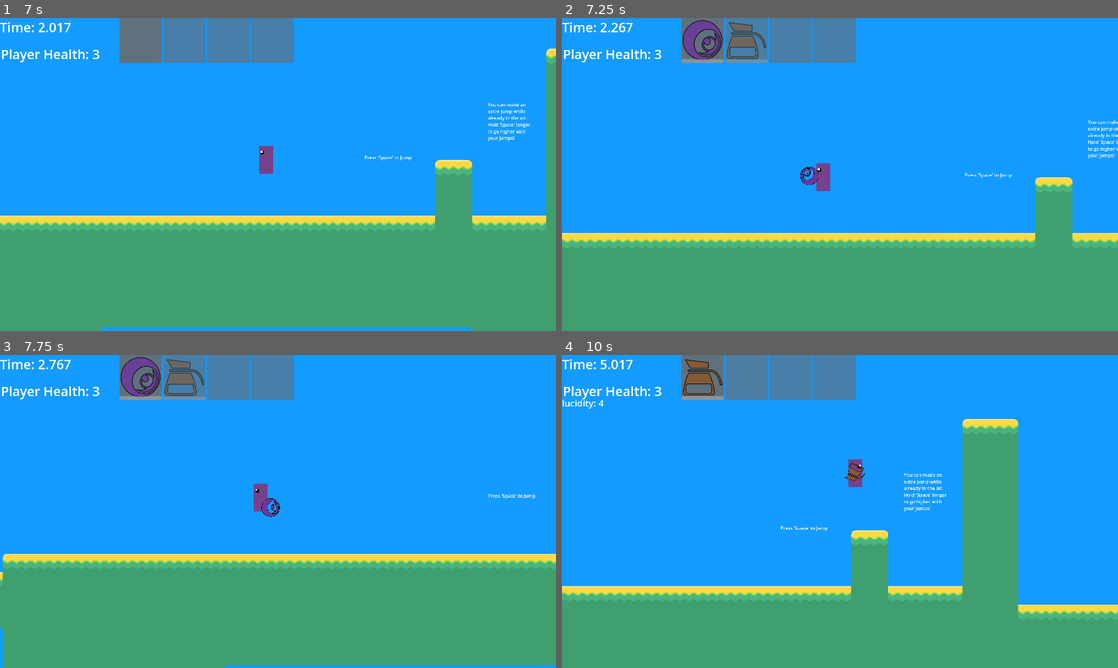
Above: before the commit, frames 1-4 (two rows, left to right).
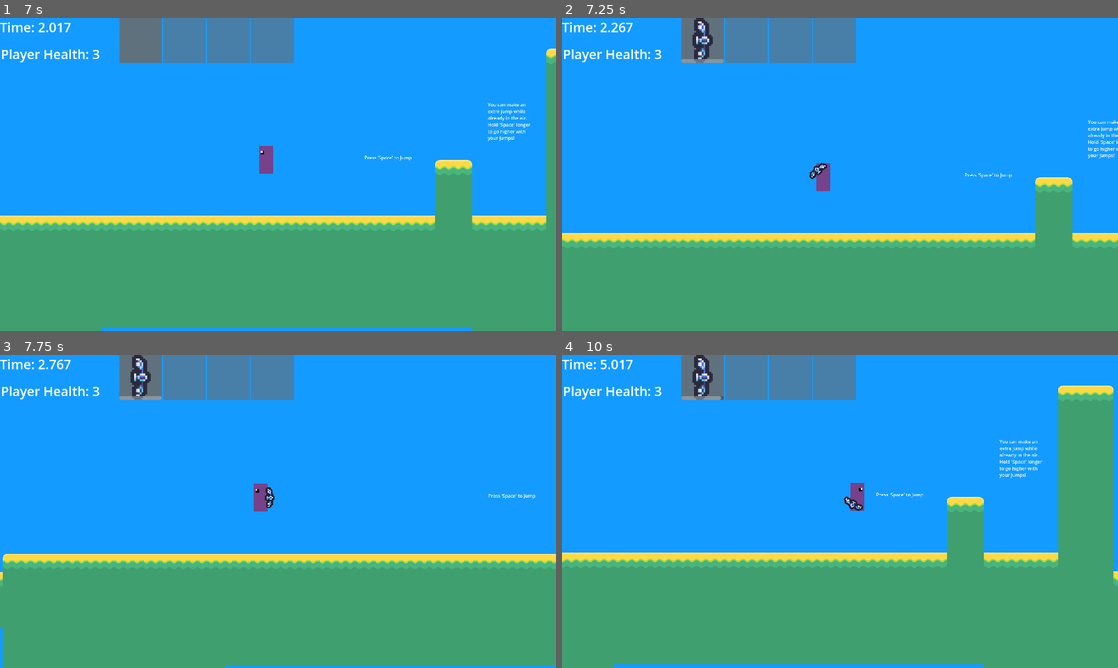
Above: after the commit, the same moments.

Repository: AidanCooper2003/AshenSkies
Game: Godot game, scene res://scenes/levels/main_menu.tscn
Two runs of this game, one before a commit and one after it. Both use one fixed random seed, a clock stepped at 60 frames per second and the inputs below.
Inputs (mouse positions are in pixels of both pictures, inside the frame that each line leads up to):
- Up to frame 1 (7 s): click "Start" at 0.5 s; tap Space (Jump) at 1.25, 1.52, 2, 2.27, 2.75, 3.5, 3.77, 4.25, 4.52, 5, 5.27, 6.77 s; move the mouse to (400, 158) at 1.27 s; press the mouse at (400, 158) at 1.28 s; hold D (Move Right) 1.28-2.78 s; move the mouse to (166, 190) at 2.02 s; release the mouse at (166, 190) at 2.03 s; click (166, 190) at 2.1 s; move the mouse to (333, 105) at 2.77 s; hold A (Move Left) 2.78-3.53 s; hold Right mouse button (Secondary Fire) 2.78-3.53 s; click (333, 105) at 3.05 s; move the mouse to (250, 237) at 3.52 s; hold D (Move Right) 3.53-5.03 s; tap Mouse wheel down (SwapWeaponDown) at 3.6 s; click (250, 237) at 3.8 s; move the mouse to (444, 221) at 4.27 s; press the mouse at (444, 221) at 4.28 s; tap Mouse wheel up (SwapWeaponUp) at 4.35 s; tap [ (Debug 1) at 4.9 s; move the mouse to (111, 127) at 5.02 s; release the mouse at (111, 127) at 5.03 s; hold A (Move Left) 5.03-5.78 s; tap E (Tertiary Fire) at 5.1 s; click (111, 127) at 5.3 s; tap R (Debug 2) at 5.65 s; move the mouse to (305, 174) at 5.77 s; press the mouse at (305, 174) at 5.78 s; hold D (Move Right) 5.78-6.53 s; tap F (Debug 3) at 6.4 s; move the mouse to (194, 96) at 6.52 s; release the mouse at (194, 96) at 6.53 s; hold A (Move Left) from 6.53 s (still down); click (194, 96) at 6.6 s
- Up to frame 2 (7.25 s): keep holding A (Move Left); tap L (Debug 4) at 7.15 s
- Up to frame 3 (7.75 s): keep holding A (Move Left); move the mouse to (400, 495) at 7.27 s; hold Right mouse button (Secondary Fire) from 7.28 s (still down); tap Space (Jump) at 7.52 s; click (400, 495) at 7.55 s
- Up to frame 4 (10 s): move the mouse to (728, 527) at 8.02 s; release A (Move Left) at 8.03 s; release Right mouse button (Secondary Fire) at 8.03 s; hold D (Move Right) from 8.03 s (still down); tap Mouse wheel down (SwapWeaponDown) at 8.1 s; tap Space (Jump) at 8.27, 9.77 s; click (728, 527) at 8.3 s; move the mouse to (895, 442) at 8.77 s; press the mouse at (895, 442) at 8.78 s; tap Mouse wheel up (SwapWeaponUp) at 8.85 s; move the mouse to (812, 574) at 9.52 s; release the mouse at (812, 574) at 9.53 s; tap E (Tertiary Fire) at 9.6 s; click (812, 574) at 9.8 s

Frame 1 is identical in both runs. In frame 2, 1.4% of the frame differs, in the area x 21-48%, y 0-54%; in frame 3, 1.3%; in frame 4, 25%, in the area x 0-100%, y 0-100%.

Commit message:
Added banana gun, current, and panacea

Diff:
--- a/csv/conditions.csv
+++ b/csv/conditions.csv
@@ -12,3 +12,5 @@
 fulfilled,speed,-0.1,damage_dealt,0.25,durability_consumption,-0.25,,,,
 overclocked,durability_consumption,0.5,damage_dealt,1,speed,0.1,dodge,0.2,,
 phantom_bullets,durability_consumption,-1,,,,,,,,
+healthy,damage_dealt,0.2,,,,,,,,
+tripped,speed,-0.8,,,,,,,,
--- a/csv/recipes.csv
+++ b/csv/recipes.csv
@@ -15,3 +15,6 @@
 graditudanal_dinner,"Absorption, Food",1,FALSE,Graditudanal Dinner,"I wasn't there for that last supper. Fulfills you, giving lowered speed in exchange for increased damage and chance to not use durability."
 phantom_rounds,"Absorption, Wind",3,FALSE,Phantom Rounds,Originally designed to locate Anakimi in the Fleshwarren. Temporarily makes weapons consume no durability.
 biologic_overclock,"Absorption, Fire",3,FALSE,Biologic Overclock,A last resort turned to by The Yeast King prior to The Fungicide. Increased durability usage in exchange for double damage and a speed boost.
+panacea,"Projectile, Healing",1,TRUE,Panacea,"Solution to all matters of life and death. Does more damage while at max health, and gives a chance to heal with every shot fired."
+banana_bunch,"Projectile, Food",1,TRUE,Banana Bunch,"Trips enemies, greatly lowering their speed."
+current,"Projectile, Wind, Multishot",1,TRUE,Current,Creates a large gust of wind that knocks enemies far back.
--- a/scenes/objects/level_objects/lava.tscn
+++ b/scenes/objects/level_objects/lava.tscn
@@ -207,7 +207,7 @@
 [node name="AnimatedSprite2D" type="AnimatedSprite2D" parent="."]
 sprite_frames = SubResource("SpriteFrames_bkckk")
 autoplay = "default"
-frame_progress = 0.69729
+frame_progress = 0.114523
 
 [node name="ContinuousDamageDealer" type="Area2D" parent="."]
 collision_layer = 32
--- /dev/null
+++ b/scenes/objects/projectiles/banana_peel.tscn
@@ -0,0 +1,79 @@
+[gd_scene load_steps=7 format=3 uid="uid://pa7kt51pp6hn"]
+
+[ext_resource type="Script" path="res://scripts/entities/projectiles/mine.gd" id="1_5uiaf"]
+[ext_resource type="Texture2D" uid="uid://cfp72oug4onvb" path="res://sprites/projectiles/banana_peel.png" id="2_hcfr8"]
+[ext_resource type="Script" path="res://scripts/entity-components/damage_dealer_component.gd" id="3_eyseo"]
+
+[sub_resource type="CapsuleShape2D" id="CapsuleShape2D_lsqqw"]
+radius = 11.9997
+height = 52.0128
+
+[sub_resource type="Animation" id="Animation_mnhlk"]
+resource_name = "despawn"
+tracks/0/type = "value"
+tracks/0/imported = false
+tracks/0/enabled = true
+tracks/0/path = NodePath("Sprite2D:self_modulate")
+tracks/0/interp = 1
+tracks/0/loop_wrap = true
+tracks/0/keys = {
+"times": PackedFloat32Array(0, 1),
+"transitions": PackedFloat32Array(1, 1),
+"update": 0,
+"values": [Color(1, 1, 1, 1), Color(1, 1, 1, 0)]
+}
+
+[sub_resource type="AnimationLibrary" id="AnimationLibrary_vnc48"]
+_data = {
+"despawn": SubResource("Animation_mnhlk")
+}
+
+[node name="BananaPeel" type="RigidBody2D"]
+collision_layer = 2
+collision_mask = 50
+continuous_cd = 1
+max_contacts_reported = 5
+contact_monitor = true
+script = ExtResource("1_5uiaf")
+
+[node name="Sprite2D" type="Sprite2D" parent="."]
+visibility_layer = 8
+position = Vector2(1, -1)
+scale = Vector2(4, 4)
+texture = ExtResource("2_hcfr8")
+
+[node name="CollisionShape2D" type="CollisionShape2D" parent="."]
+position = Vector2(-2, -5)
+rotation = -1.57782
+shape = SubResource("CapsuleShape2D_lsqqw")
+
+[node name="DespawnTimer" type="Timer" parent="."]
+wait_time = 8.0
+one_shot = true
+autostart = true
+
+[node name="DamageDealerComponent" type="Area2D" parent="."]
+collision_layer = 2
+collision_mask = 36
+script = ExtResource("3_eyseo")
+_damage = 50
+_conditions = {
+"tripped": 3.0
+}
+_knockback = 10.0
+_pierce = 1
+
+[node name="CollisionShape2D2" type="CollisionShape2D" parent="DamageDealerComponent"]
+position = Vector2(-2, -5)
+rotation = -1.57782
+shape = SubResource("CapsuleShape2D_lsqqw")
+
+[node name="AnimationPlayer" type="AnimationPlayer" parent="."]
+libraries = {
+"": SubResource("AnimationLibrary_vnc48")
+}
+
+[connection signal="body_entered" from="." to="." method="_on_body_entered"]
+[connection signal="timeout" from="DespawnTimer" to="." method="_on_despawn_timer_timeout"]
+[connection signal="area_entered" from="DamageDealerComponent" to="DamageDealerComponent" method="_on_area_entered"]
+[connection signal="animation_finished" from="AnimationPlayer" to="." method="_on_animation_player_animation_finished"]
--- /dev/null
+++ b/scenes/objects/projectiles/panacea_bullet.tscn
@@ -0,0 +1,43 @@
+[gd_scene load_steps=5 format=3 uid="uid://c0rown6ecq1s1"]
+
+[ext_resource type="Script" path="res://scripts/entities/projectiles/basic_gun_bullet.gd" id="1_wvpp4"]
+[ext_resource type="Texture2D" uid="uid://dap7cfh50ghns" path="res://sprites/projectiles/bullet.png" id="2_u5f4e"]
+[ext_resource type="Shape2D" uid="uid://fo3xnkshg13n" path="res://colliders/basic_bullet.tres" id="3_ybc8g"]
+[ext_resource type="Script" path="res://scripts/entity-components/damage_dealer_component.gd" id="4_3ifa4"]
+
+[node name="BasicGunBullet" type="RigidBody2D"]
+collision_layer = 0
+collision_mask = 48
+gravity_scale = 0.0
+continuous_cd = 1
+max_contacts_reported = 5
+contact_monitor = true
+linear_damp = -0.1
+script = ExtResource("1_wvpp4")
+
+[node name="Sprite2D" type="Sprite2D" parent="."]
+modulate = Color(0, 1, 0, 1)
+rotation = 1.5708
+scale = Vector2(2, 2)
+texture = ExtResource("2_u5f4e")
+offset = Vector2(0, -1)
+
+[node name="CollisionShape2D" type="CollisionShape2D" parent="."]
+visible = false
+rotation = -1.57782
+shape = ExtResource("3_ybc8g")
+
+[node name="DamageDealerComponent" type="Area2D" parent="."]
+visible = false
+collision_layer = 2
+collision_mask = 36
+script = ExtResource("4_3ifa4")
+_damage = 50
+
+[node name="CollisionShape2D" type="CollisionShape2D" parent="DamageDealerComponent"]
+rotation = 1.57815
+shape = ExtResource("3_ybc8g")
+
+[connection signal="body_entered" from="." to="." method="_on_body_entered"]
+[connection signal="area_entered" from="DamageDealerComponent" to="DamageDealerComponent" method="_on_area_entered"]
+[connection signal="damage_dealt" from="DamageDealerComponent" to="." method="_on_damage_dealer_component_damage_dealt"]
--- /dev/null
+++ b/scenes/objects/weapons/banana_bunch.tscn
@@ -0,0 +1,28 @@
+[gd_scene load_steps=5 format=3 uid="uid://dfn7def37gx2v"]
+
+[ext_resource type="Script" path="res://scripts/entities/weapons/basic_gun.gd" id="1_x0bmc"]
+[ext_resource type="Script" path="res://scripts/entities/weapon_components/single_projectile_shooter.gd" id="2_7jmln"]
+[ext_resource type="PackedScene" uid="uid://pa7kt51pp6hn" path="res://scenes/objects/projectiles/banana_peel.tscn" id="3_dhg6v"]
+[ext_resource type="Texture2D" uid="uid://xqikg0oyx2xt" path="res://sprites/weapon_icons/banana_bunch.png" id="4_w2rae"]
+
+[node name="BananaBunch" type="Node2D"]
+script = ExtResource("1_x0bmc")
+max_durability = 20
+_fire_delay = 0.5
+weapon_name = "test_gun"
+
+[node name="ProjectileShooter" type="Node2D" parent="."]
+position = Vector2(32, 0)
+script = ExtResource("2_7jmln")
+_bullet = ExtResource("3_dhg6v")
+_bullet_velocity = 500.0
+
+[node name="FireDelayTimer" type="Timer" parent="."]
+wait_time = 0.001
+one_shot = true
+
+[node name="Sprite2D" type="Sprite2D" parent="."]
+position = Vector2(8.17124e-14, -23)
+rotation = 1.5708
+scale = Vector2(0.133, 0.133)
+texture = ExtResource("4_w2rae")
--- /dev/null
+++ b/scenes/objects/weapons/current.tscn
@@ -0,0 +1,34 @@
+[gd_scene load_steps=5 format=3 uid="uid://dhu3hrsvfypf4"]
+
+[ext_resource type="Script" path="res://scripts/entities/weapons/basic_gun.gd" id="1_xf47y"]
+[ext_resource type="Script" path="res://scripts/entities/weapon_components/multi_projectile_shooter.gd" id="2_d77tj"]
+[ext_resource type="PackedScene" uid="uid://cmcjw58eo3d85" path="res://scenes/objects/projectiles/air_compressor_bullet.tscn" id="3_nhqq8"]
+[ext_resource type="Texture2D" uid="uid://bh1ylo0ru4vvs" path="res://sprites/weapon_icons/current.png" id="4_j1qlo"]
+
+[node name="Current" type="Node2D"]
+script = ExtResource("1_xf47y")
+max_durability = 15
+_fire_delay = 1.5
+weapon_name = "current"
+
+[node name="ProjectileShooter" type="Node2D" parent="."]
+position = Vector2(62, 0)
+script = ExtResource("2_d77tj")
+bullet_count = 7
+bullet_angle_variance = 0.2
+bullet_velocity_variance = 0.05
+is_bullet_variance_random = true
+is_angle_variance_random = true
+_bullet = ExtResource("3_nhqq8")
+_bullet_velocity = 1500.0
+
+[node name="FireDelayTimer" type="Timer" parent="."]
+wait_time = 0.001
+one_shot = true
+
+[node name="Sprite2D" type="Sprite2D" parent="."]
+position = Vector2(31, 0)
+scale = Vector2(3, 3)
+texture = ExtResource("4_j1qlo")
+
+[connection signal="timeout" from="FireDelayTimer" to="." method="_on_fire_delay_timer_timeout"]
--- /dev/null
+++ b/scenes/objects/weapons/panacea.tscn
@@ -0,0 +1,29 @@
+[gd_scene load_steps=5 format=3 uid="uid://df8xr2wt6mt4y"]
+
+[ext_resource type="Script" path="res://scripts/entities/weapons/panacea.gd" id="1_xkkx3"]
+[ext_resource type="Script" path="res://scripts/entities/weapon_components/single_projectile_shooter.gd" id="2_ddh7f"]
+[ext_resource type="PackedScene" uid="uid://c0rown6ecq1s1" path="res://scenes/objects/projectiles/panacea_bullet.tscn" id="3_7swca"]
+[ext_resource type="Texture2D" uid="uid://20b4itb87qxt" path="res://sprites/weapon_icons/panacea.png" id="4_1engv"]
+
+[node name="Panacea" type="Node2D"]
+script = ExtResource("1_xkkx3")
+heal_amount = 1
+heal_chance = 0.1
+max_durability = 40
+_fire_delay = 0.35
+weapon_name = "panacea"
+
+[node name="ProjectileShooter" type="Node2D" parent="."]
+position = Vector2(30, -6)
+script = ExtResource("2_ddh7f")
+_bullet = ExtResource("3_7swca")
+_bullet_velocity = 2000.0
+
+[node name="FireDelayTimer" type="Timer" parent="."]
+wait_time = 0.001
+one_shot = true
+
+[node name="Sprite2D" type="Sprite2D" parent="."]
+rotation = 1.5708
+scale = Vector2(0.133, 0.133)
+texture = ExtResource("4_1engv")
--- /dev/null
+++ b/scripts/entities/projectiles/mine.gd
@@ -0,0 +1,16 @@
+class_name Mine
+
+extends RigidBody2D
+
+@onready var _animation_player := $AnimationPlayer
+
+func _ready():
+	if $DamageDealerComponent:
+		$DamageDealerComponent.final_pierce_reached.connect(queue_free)
+
+func _on_despawn_timer_timeout() -> void:
+	_animation_player.play("despawn")
+
+
+func _on_animation_player_animation_finished(_anim_name) -> void:
+	queue_free()
--- /dev/null
+++ b/scripts/entities/weapons/panacea.gd
@@ -0,0 +1,35 @@
+class_name Panacea
+
+extends Weapon
+
+@onready var _projectile_shooter := $ProjectileShooter
+@export var heal_amount: int
+@export var heal_chance: float
+
+var health_component : HealthComponent
+
+func _ready():
+	super()
+	health_component = get_character_node("HealthComponent")
+
+
+func fire_primary(weapon_angle) -> bool:
+	if _can_fire:
+		if _get_can_heal():
+			if randf() <= heal_chance:
+					health_change_triggered.emit(heal_amount)
+		else:
+			condition_handler.add_condition("healthy", 0.4)
+		_projectile_shooter.fire_bullet(weapon_angle)
+		_decrement_durability()
+		_can_fire = false
+		_fire_delay_timer.start()
+	if durability <= 0:
+		weapon_broke.emit()
+	return true
+
+
+func _get_can_heal() -> bool:
+	if health_component != null:
+		return not health_component.get_at_max_health()
+	return false
--- a/scripts/entity-components/health_component.gd
+++ b/scripts/entity-components/health_component.gd
@@ -54,7 +54,7 @@
 	elif not _simple_health:
 		_current_health = clampi(_current_health - damage * resistance, 0, _max_health)
 	else:
-		_current_health -= 1
+		_current_health -= ceil(float(damage) / 100.0)
 		iframe_start_time = Time.get_ticks_msec()
 	_current_health = clamp(_current_health, 0, INF)
 	health_changed.emit(_current_health, true)
--- a/scripts/utility/debug_helper.gd
+++ b/scripts/utility/debug_helper.gd
@@ -19,8 +19,7 @@
 	if Input.is_action_just_pressed("Debug 2"):
 		EventBus.ingredients_reset.emit()
 	if Input.is_action_just_pressed("Debug 4"):
-		_assign_weapon("terminal_lucidity")
-		_assign_weapon("caffeination_station")
+		_assign_weapon("current")
 	if Input.is_action_just_pressed("Exit To Menu"):
 		get_tree().change_scene_to_file("res://scenes/levels/main_menu.tscn")
 
Binary file added: sprites/projectiles/banana_peel.png
Not shown, added: sprites/projectiles/banana_peel.png.import
Binary file added: sprites/weapon_icons/banana_bunch.png
Not shown, added: sprites/weapon_icons/banana_bunch.png.import
Binary file added: sprites/weapon_icons/current.png
Not shown, added: sprites/weapon_icons/current.png.import
Binary file added: sprites/weapon_icons/panacea.png
Not shown, added: sprites/weapon_icons/panacea.png.import
